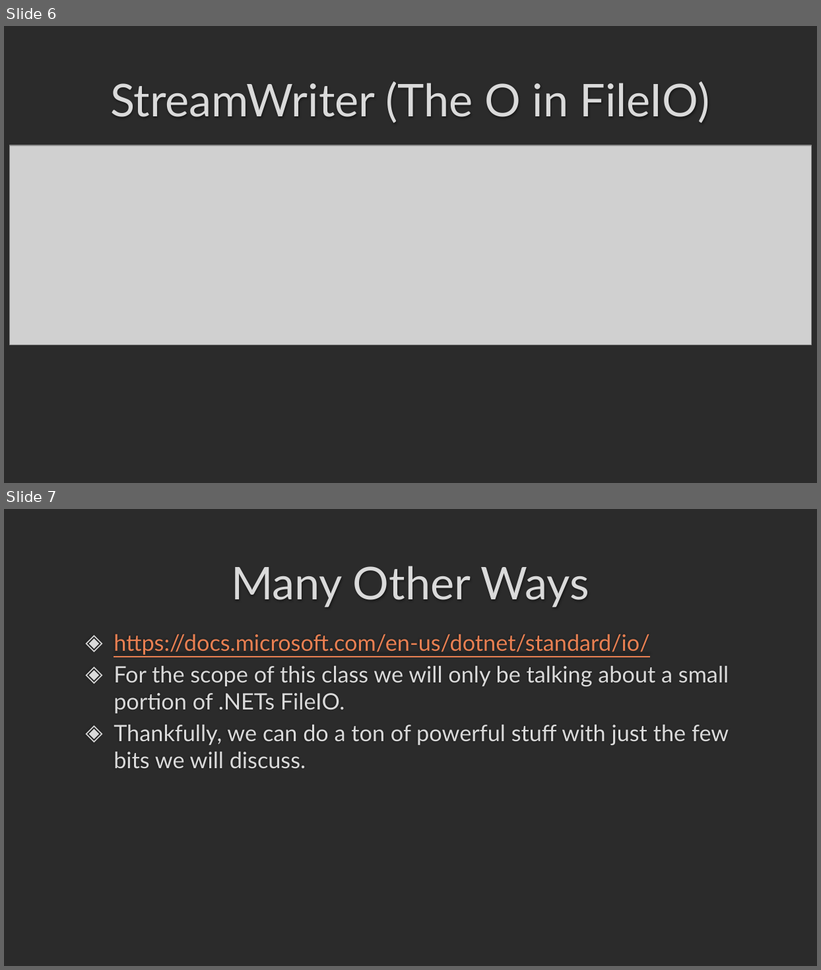
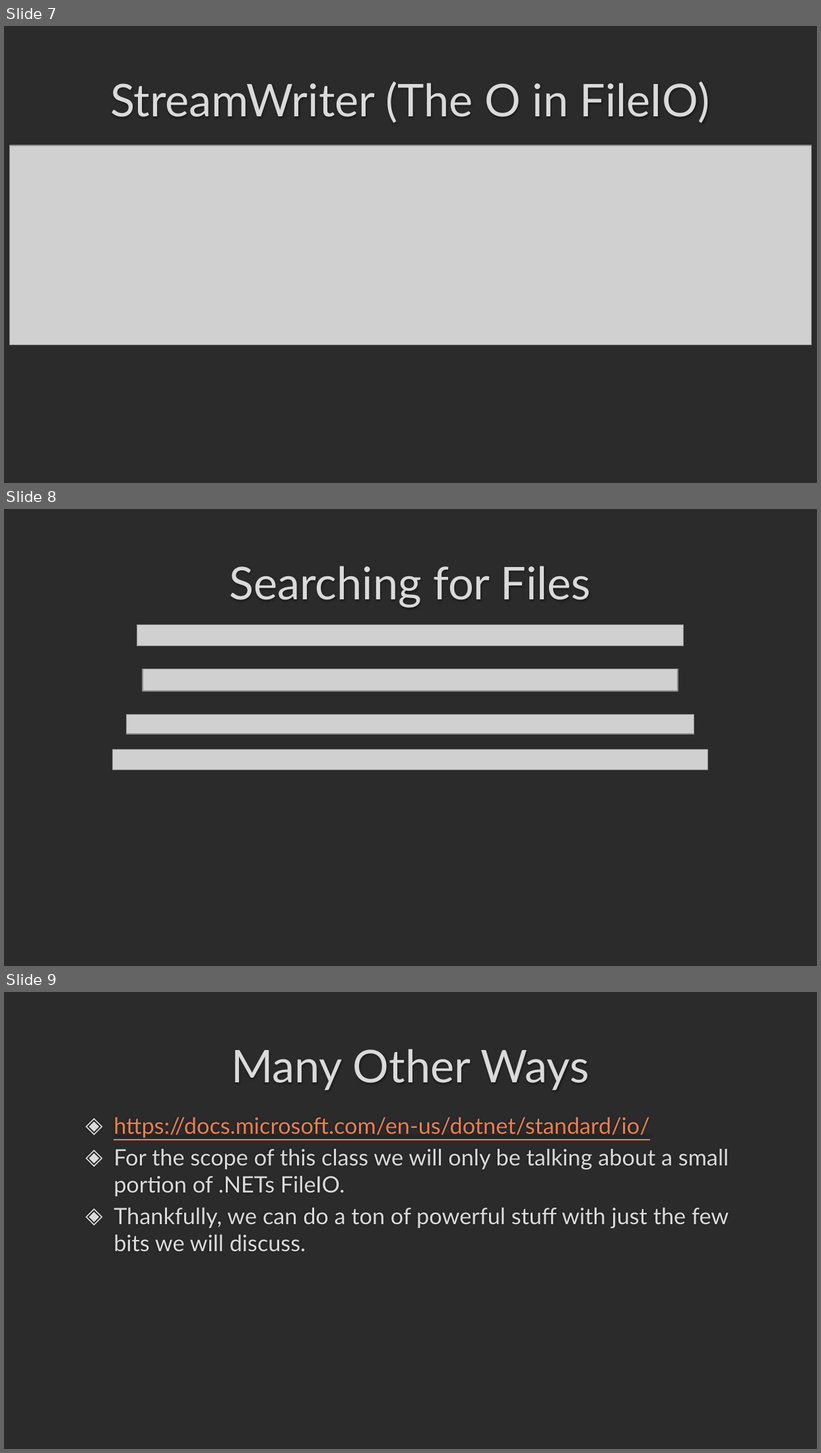
Before and after one commit to darrare/CS-3020, a slide deck: Documents/Powerpoints/3.0 FileIO.pptx. Shown one above the other, each under a label of ours: slides 6 and 7 before the commit, slides 7, 8 and 9 after it. The pictures are 821x970 and 821x1453 pixels, drawn with LibreOffice and Linux fonts; fonts in the diff are those of the drawing; grey boxes stand for pictures; background and template pictures are left out; a plain dark background stands for a picture behind light text. Boxes give left, top, right and bottom in pixels: in the first picture for what was removed or moved away, otherwise in the second. Text is boxed around its words. In the diff, an @@ line names an element or a change of style, - is before the commit and + after.

```diff
--- a/Documents/Powerpoints/3.0 FileIO.pptx
+++ b/Documents/Powerpoints/3.0 FileIO.pptx
@@ slide 8 added at [4, 509, 817, 966], background picture (left out) @@
@@ title added at [229, 566, 591, 608], 40 pt, text #DADADA @@
+Searching for Files
@@ picture added at [137, 625, 684, 646] @@
@@ picture added at [142, 669, 677, 691] @@
@@ picture added at [127, 715, 694, 734] @@
@@ picture added at [112, 750, 708, 770] @@
@@ what was slide 6 is now slide 7 @@
@@ what was slide 7 is now slide 9 @@
```
Also in this commit, not shown: 2 slides changed, 1 other slide added, 1 slide removed, 1 other file.
